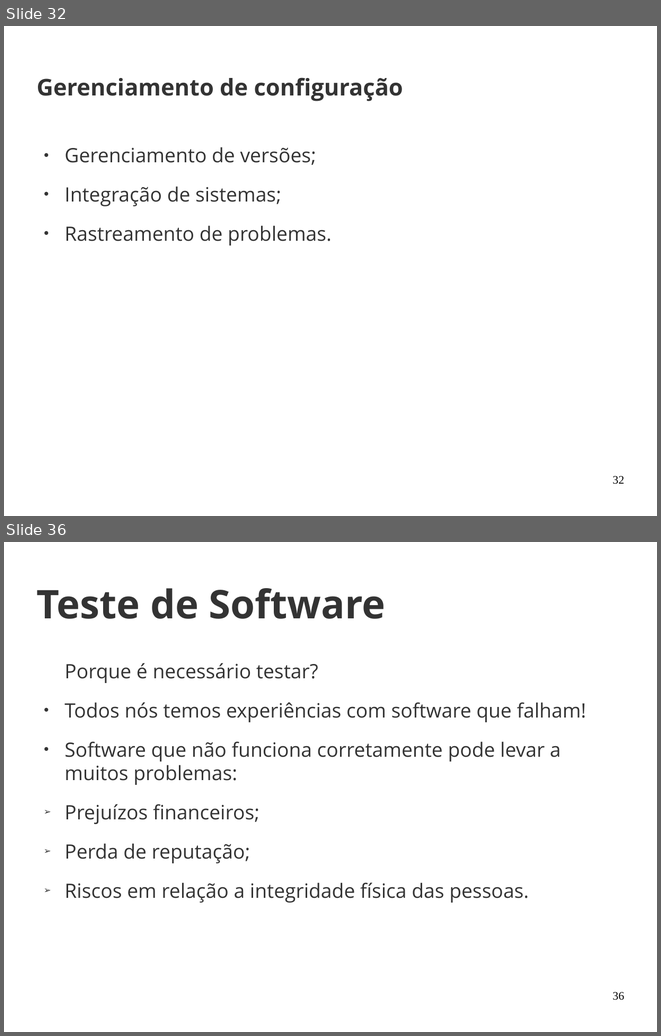
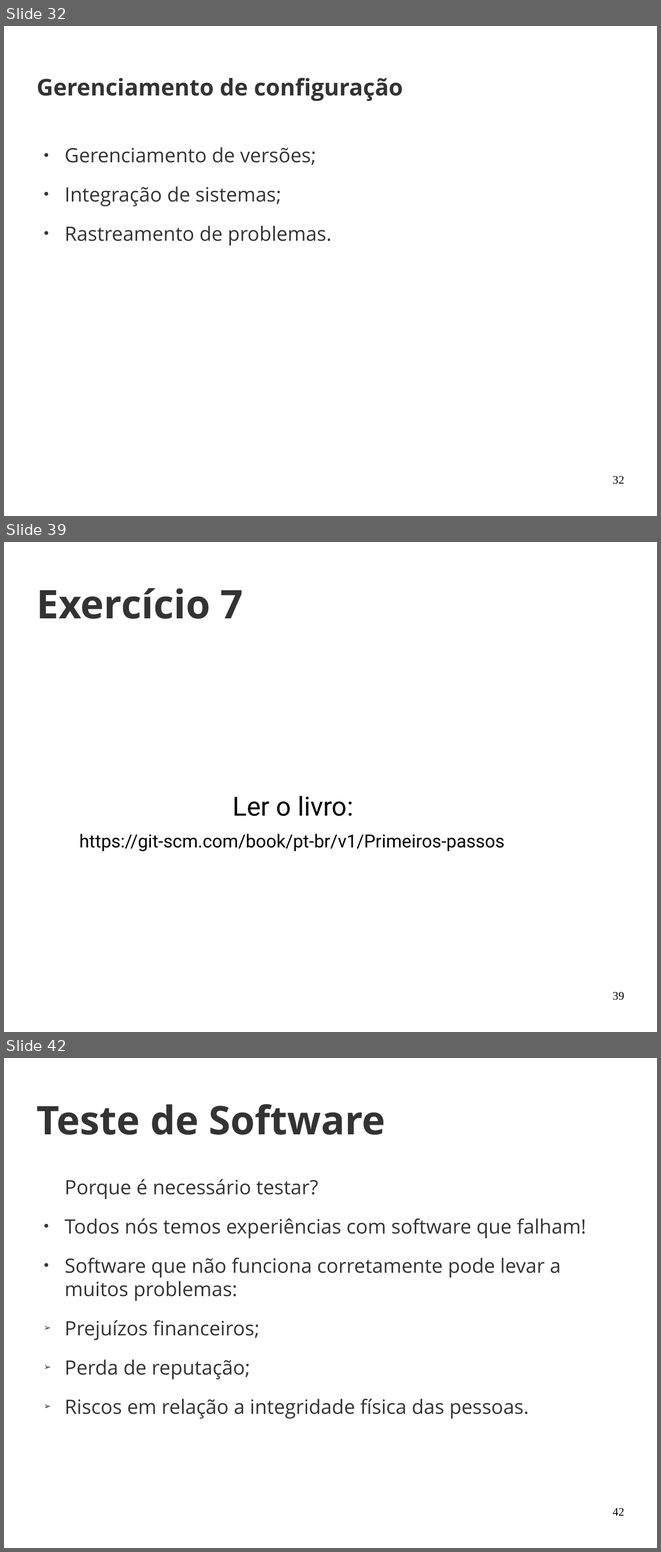
Before and after one commit to joaohelio/eng_de_software, a slide deck: Aulas/20170429/aula_2.odp. Shown one above the other, each under a label of ours: slides 32 and 36 before the commit, slides 32, 39 and 42 after it; the slides between them are not shown. The pictures are 661x1036 and 661x1552 pixels, drawn with LibreOffice and Linux fonts; fonts in the diff are those of the drawing; background and template pictures are left out. Boxes give left, top, right and bottom in pixels: in the first picture for what was removed or moved away, otherwise in the second. Text is boxed around its words. In the diff, an @@ line names an element or a change of style, - is before the commit and + after.

```diff
--- a/Aulas/20170429/aula_2.odp
+++ b/Aulas/20170429/aula_2.odp
@@ slide 39 added at (x1=4, y1=542, x2=657, y2=1032), background picture (left out) @@
@@ title added at (x1=37, y1=588, x2=243, y2=619), 48 pt, text #333333, bold @@
+Exercício 7
@@ subtitle added at (x1=79, y1=795, x2=504, y2=851), 22 pt, text #000000 @@
+Ler o livro:
+https://git-scm.com/book/pt-br/v1/Primeiros-passos
@@ page number added at (x1=612, y1=991, x2=624, y2=1000), 14 pt, text #000000 @@
+39
@@ what was slide 36 is now slide 42 @@
@@ page number at (x1=612, y1=1507, x2=624, y2=1515): text changed @@
-36
+42
```
Also in this commit, not shown: 1 slide changed, 7 other slides added, 2 slides removed.
